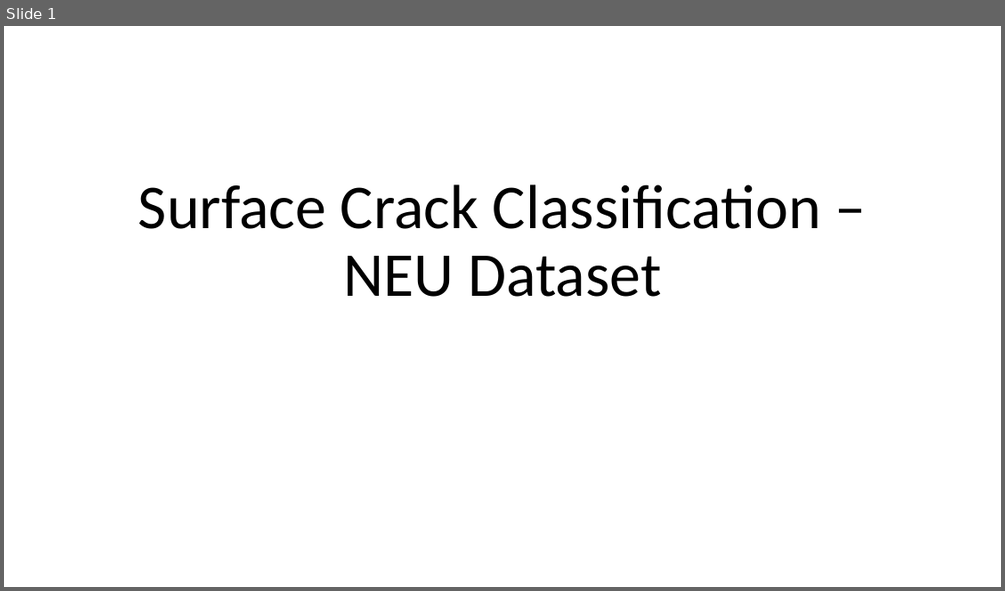
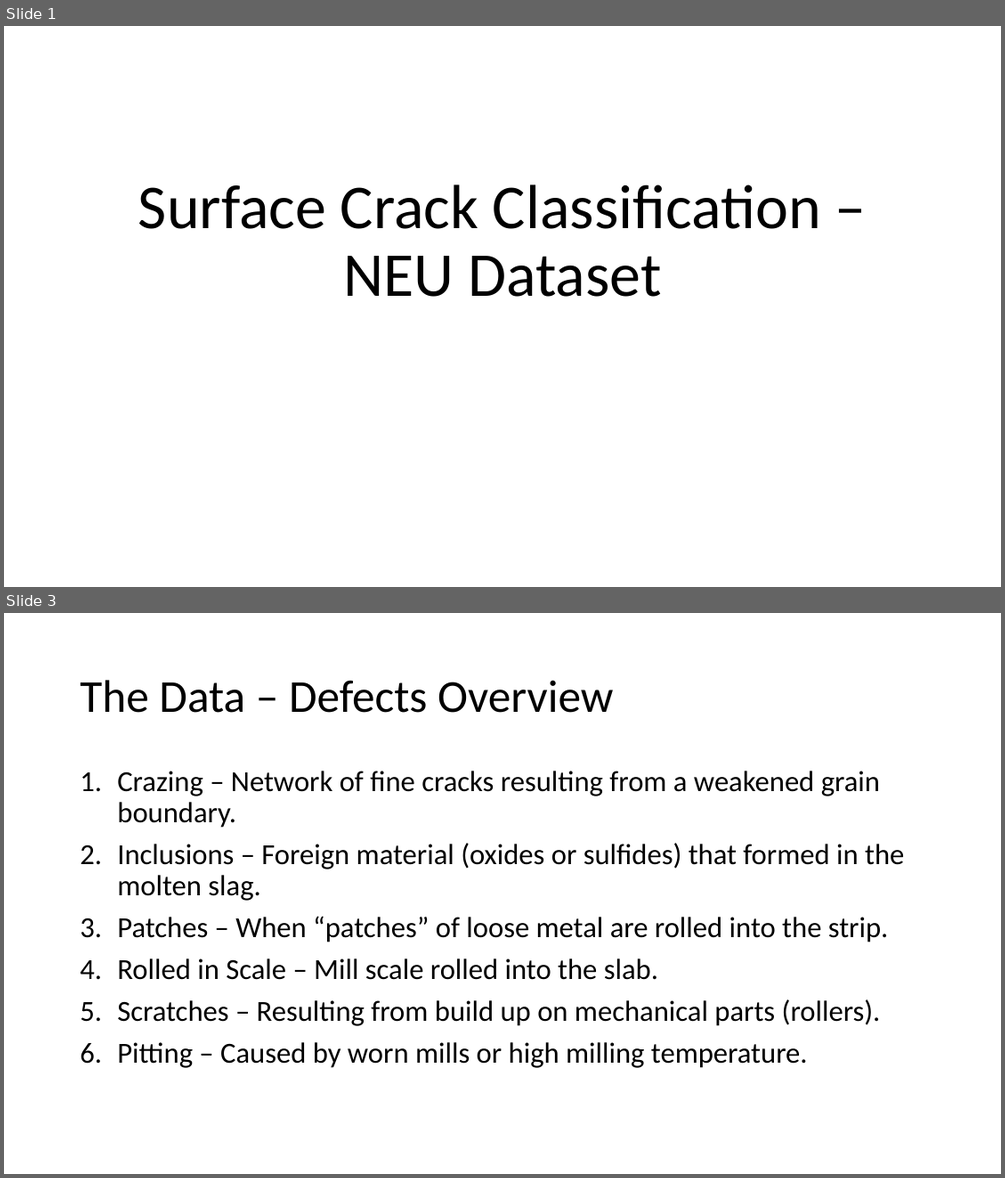
Before and after one commit to M-Matrona/IBM-Machine-Learning-Course, a slide deck: Course_5_Deep_Learning/Surface Crack Classification Project Overview.pptx. Shown one above the other, each under a label of ours: slide 1 before the commit, slides 1 and 3 after it; the slides between them are not shown. The pictures are 1005x591 and 1005x1178 pixels, drawn with LibreOffice and Linux fonts; fonts in the diff are those of the drawing. Boxes give left, top, right and bottom in pixels: in the first picture for what was removed or moved away, otherwise in the second. Text is boxed around its words. In the diff, an @@ line names an element or a change of style, - is before the commit and + after.

```diff
--- a/Course_5_Deep_Learning/Surface Crack Classification Project Overview.pptx
+++ b/Course_5_Deep_Learning/Surface Crack Classification Project Overview.pptx
@@ slide 3 added at (4, 613, 1001, 1174), background #FFFFFF @@
@@ title added at (80, 680, 613, 713), 44 pt, text #000000 @@
+The Data – Defects Overview
@@ text added at (117, 771, 904, 1068), 28 pt, text #000000 @@
+1. Crazing – Network of fine cracks resulting from a weakened grain boundary.
+2. Inclusions – Foreign material (oxides or sulfides) that formed in the molten slag.
+3. Patches – When “patches” of loose metal are rolled into the strip.
+4. Rolled in Scale – Mill scale rolled into the slab.
+5. Scratches – Resulting from build up on mechanical parts (rollers).
+6. Pitting – Caused by worn mills or high milling temperature.
```
Also in this commit, not shown: 17 other slides added, 1 slide removed, 16 other files.
